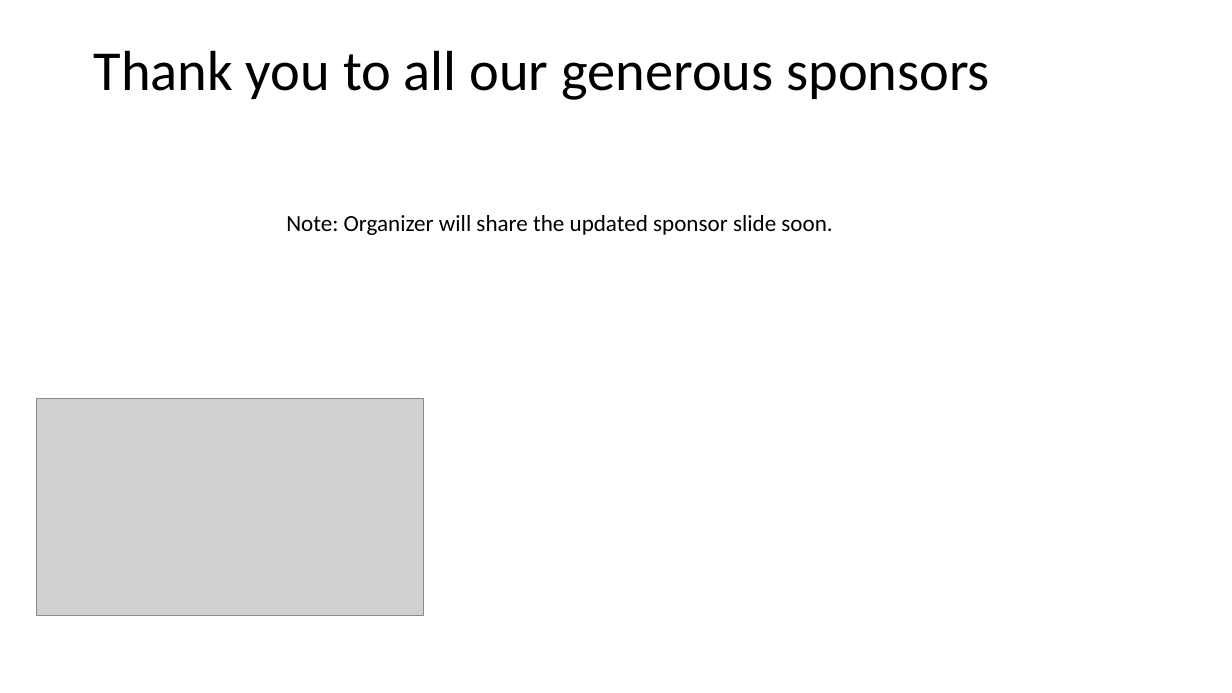
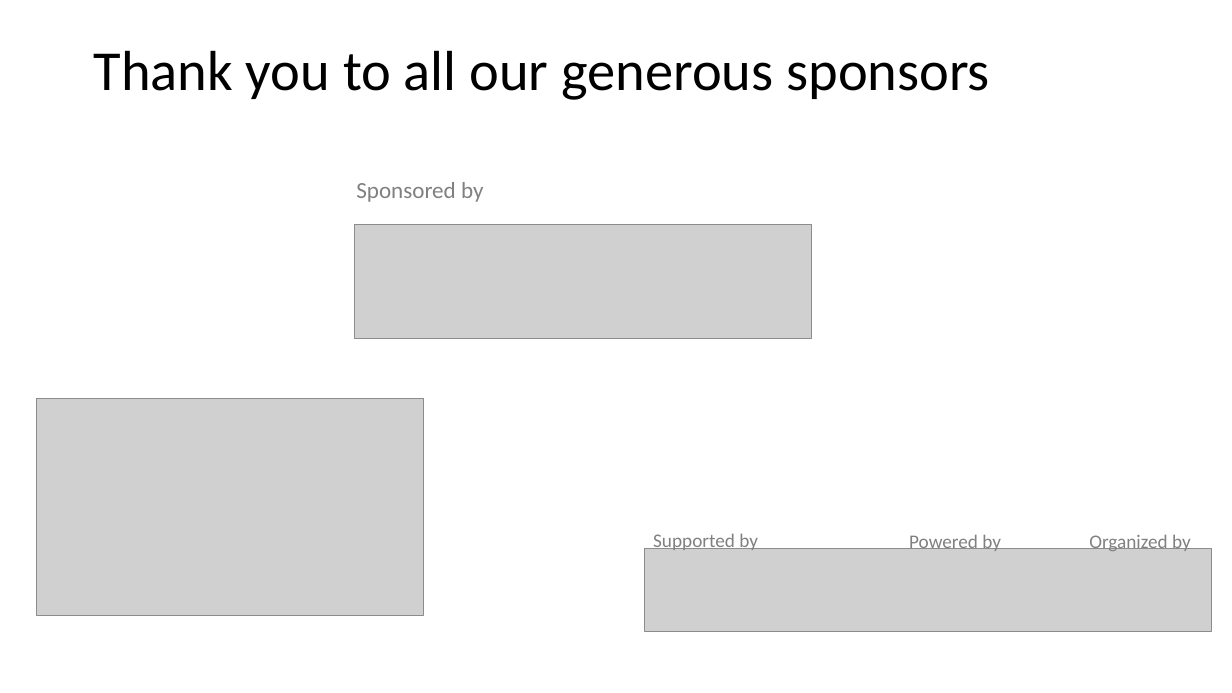
Before and after one commit to PDCConf/PDCConf2021Assets, a slide deck: slide 2 of speakertemplate/PDCConf2021-Speaker-Template.pptx. Drawn at 1232x693 pixels with LibreOffice and Linux fonts; fonts in the diff are those of the drawing; grey boxes stand for pictures; background and template pictures are left out. Boxes give left, top, right and bottom in pixels: in the first picture for what was removed or moved away, otherwise in the second. Text is boxed around its words. In the diff, an @@ line names an element or a change of style, - is before the commit and + after.

Commit message:
update slide wioth spnsor name

```diff
--- a/speakertemplate/PDCConf2021-Speaker-Template.pptx
+++ b/speakertemplate/PDCConf2021-Speaker-Template.pptx
@@ text added at [356,182,483,202], 18 pt, text #808080 @@
+Sponsored by
@@ text removed at [286,215,832,235] @@
-Note: Organizer will share the updated sponsor slide soon.
@@ picture added at [354,225,811,339] @@
@@ text added at [653,534,758,552], 15 pt, text #808080 @@
+Supported by
@@ text added at [909,535,1001,551], 15 pt, text #808080 @@
+Powered by
@@ text added at [1089,535,1191,552], 15 pt, text #808080 @@
+Organized by
@@ picture added at [644,548,1212,631] @@
```
